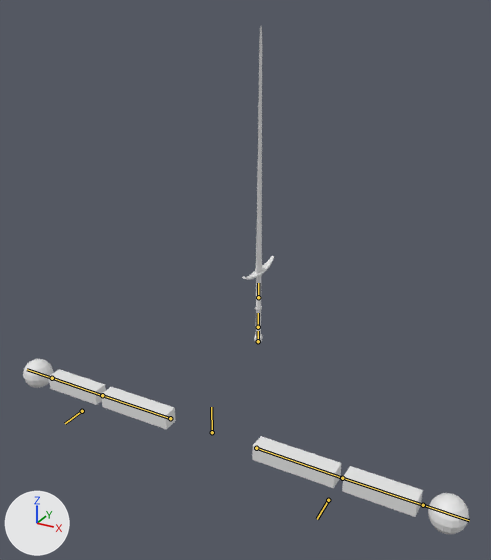
What one commit did to the Blender file Assets/Models/Arms.blend.
One viewpoint serves both versions: a 50 mm lens placed at (18.0, -28.5, 24.7), pointed at (0.4, 3.4, 8.7). Arrows for +X, +Y and +Z are at lower left; the lights stay in place. The bones that bend it are drawn over the model as lines.

Names of what the first picture shows: 'BastardSword1', 'Cube'.
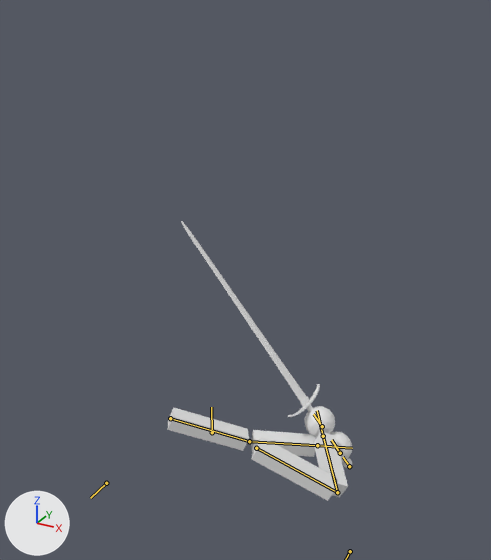
The newer file adds an action. The first version stands in its rest pose; the second is drawn at frame 20 of the action 'Blocking Idle'.

Boxes (x1, y1, x2, y2) around the edits, measured in the pictures (491 x 560 px):
'Cube', posed (59% narrower, 45% shorter)
    before: (23, 359, 469, 534)
    after: (168, 406, 352, 501)
'BastardSword1', posed (421% wider, 22% shorter)
    before: (242, 26, 274, 343)
    after: (181, 221, 352, 468)
bone 'Pole.L', root to tip
    before: (82, 411) to (65, 423)
    after: (106, 483) to (90, 498)
bone 'Sword.Root', root to tip
    before: (258, 341) to (258, 331)
    after: (349, 466) to (343, 457)

Patch to the scene script:
```diff
--- a/Assets/Models/Arms.blend.py
+++ b/Assets/Models/Arms.blend.py
@@ bone_armik_r @@
 bone_armik_r = bpy.data.objects['Armature.002'].pose.bones['ArmIK.R']
-bone_armik_r.location = (0.0, 0.0, 0.0)
+bone_armik_r.location = (0.86, -2.68, 4.13)
@@ bone_pole_r @@
 bone_pole_r = bpy.data.objects['Armature.002'].pose.bones['Pole.R']
-bone_pole_r.location = (0.0, 0.0, 0.0)
+bone_pole_r.location = (1.58, 0.0, -0.74)
@@ bone_armik_l @@
 bone_armik_l = bpy.data.objects['Armature.002'].pose.bones['ArmIK.L']
-bone_armik_l.location = (0.0, 0.0, 0.0)
+bone_armik_l.location = (1.44, -2.81, -9.56)
@@ bone_pole_l @@
 bone_pole_l = bpy.data.objects['Armature.002'].pose.bones['Pole.L']
-bone_pole_l.location = (0.0, 0.0, 0.0)
+bone_pole_l.location = (2.65, 0.14, -0.91)
@@ bone_sword_root @@
 bone_sword_root = bpy.data.objects['Armature.002'].pose.bones['Sword.Root']
-bone_sword_root.location = (0.0, 0.0, 0.0)
-bone_sword_root.rotation_quaternion = (1.0, 0.0, 0.0, 0.0)  # degrees (0, 0, 0)
+bone_sword_root.location = (0.0, -4.04, 3.69)
+bone_sword_root.rotation_quaternion = (0.937, -0.342, -0.059, 0.022)  # degrees (-40, -6, 5)
```
